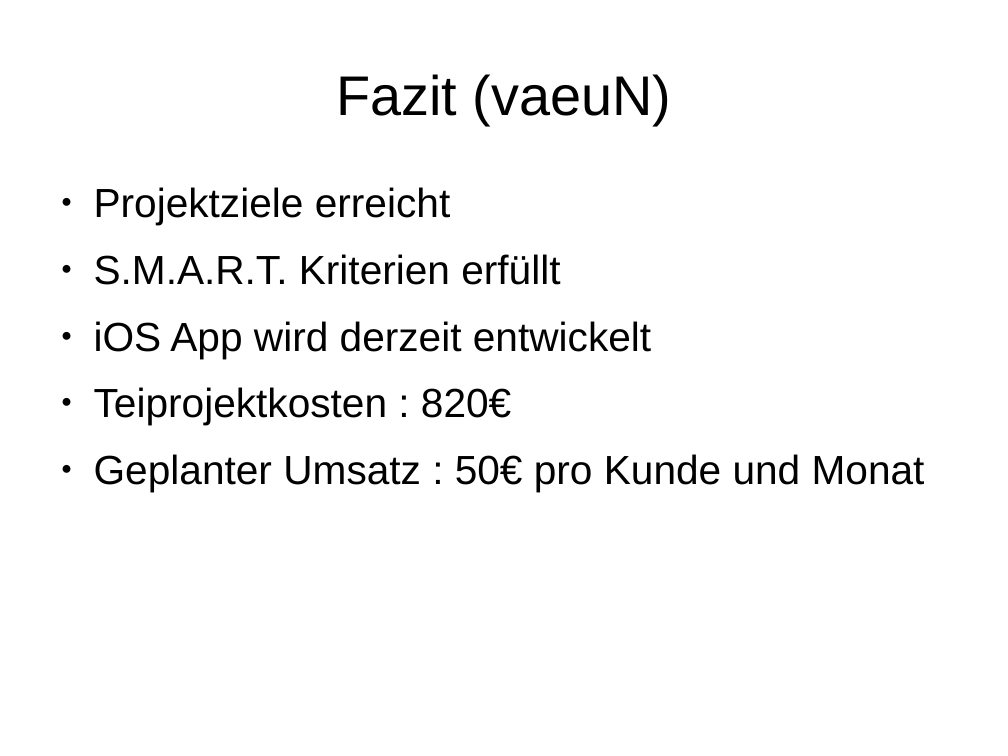
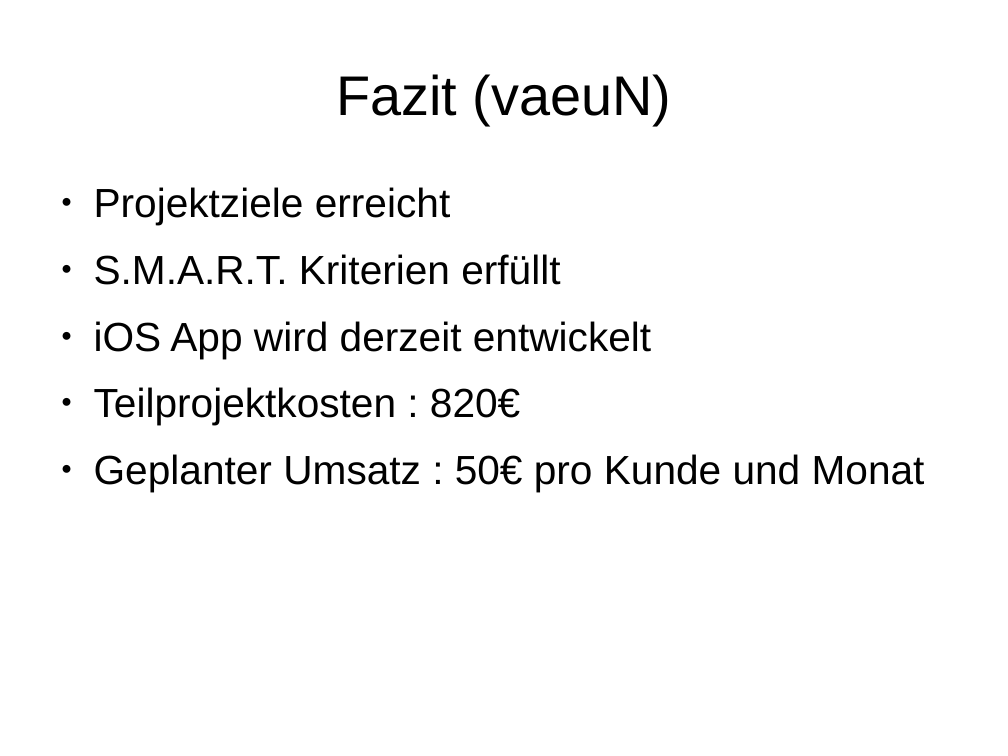
Before and after one commit to janhelmle/weiterbildung_fachinformatiker_ihk_projektantrag, a slide deck: slide 16 of praesentation/presentation_v1.odp (slide 15 before the commit). Drawn at 1008x756 pixels with LibreOffice and Linux fonts; fonts in the diff are those of the drawing. Boxes give left, top, right and bottom in pixels: in the first picture for what was removed or moved away, otherwise in the second. Text is boxed around its words. In the diff, an @@ line names an element or a change of style, - is before the commit and + after.

```diff
--- a/praesentation/presentation_v1.odp
+++ b/praesentation/presentation_v1.odp
@@ text at [94, 387, 520, 425]: text changed @@
-● Teiprojektkosten : 820€
+● Teilprojektkosten : 820€
```
Also in this commit, not shown: 1 other slide changed, 1 slide added, 1 other file.
